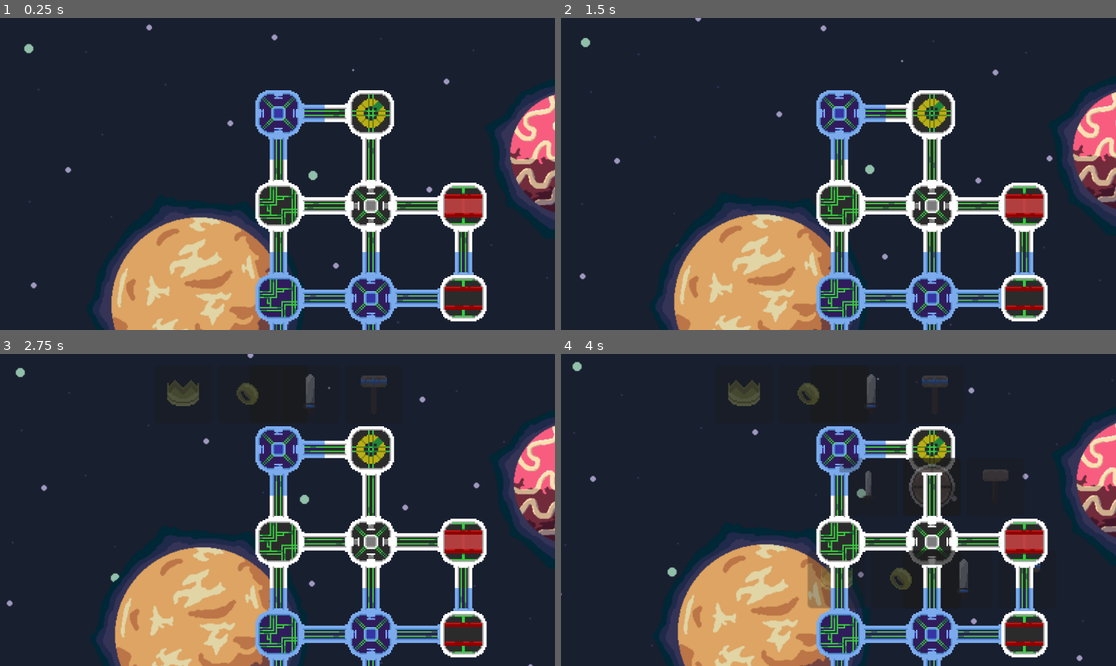
Above: before the commit, frames 1-4 (two rows, left to right).
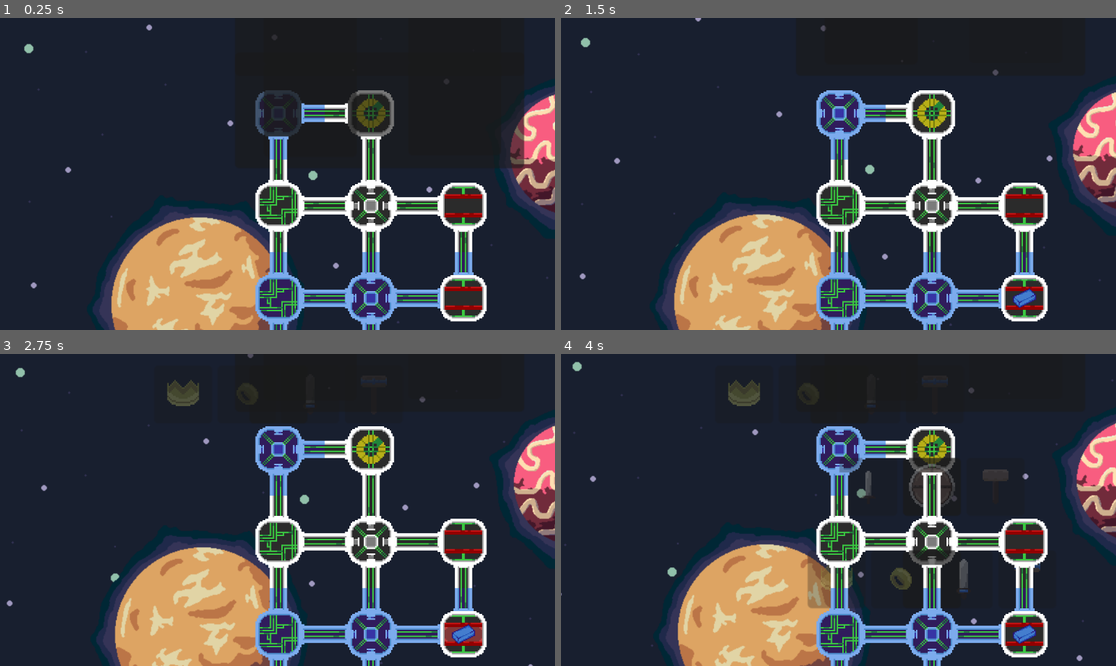
Above: after the commit, the same moments.

Repository: ManechLepage/GodotWild-Jam68
Game: Godot game, scene res://Scenes/node_2d.tscn
Two runs of this game, one before a commit and one after it. Both use one fixed random seed, a clock stepped at 60 frames per second and the inputs below.
Inputs (mouse positions are in pixels of both pictures, inside the frame that each line leads up to):
- Up to frame 1 (0.25 s): no input
- Up to frame 2 (1.5 s): click (871, 111) at 0.52 s; move the mouse to (932, 114) at 1.27 s; click (932, 114) at 1.42 s
- Up to frame 3 (2.75 s): move the mouse to (277, 450) at 2.02 s; click (277, 450) at 2.17 s
- Up to frame 4 (4 s): move the mouse to (932, 541) at 2.77 s; click (932, 541) at 2.92 s; move the mouse to (932, 634) at 3.52 s; click (932, 634) at 3.67 s

The runs differ from the first frame. In frame 1, 3.1% of the frame differs, in the area x 45-95%, y 5-67%; in frame 2, 0.6%; in frame 3, 1.1%; in frame 4, 0.9%.
Error after the commit: Invalid assignment of property or key 'texture' with value of type 'CompressedTexture2D' on a base object of type 'null instance'. (res://Scripts/Spaceship/Sme…

Commit message:
pushing p

Diff:
--- a/Godot Wild-jam 68/Scenes/Spaceship/Smelter.tscn
+++ b/Godot Wild-jam 68/Scenes/Spaceship/Smelter.tscn
@@ -1,81 +1,46 @@
-[gd_scene load_steps=9 format=3 uid="uid://yxkdxfwv8wkm"]
+[gd_scene load_steps=8 format=3 uid="uid://yxkdxfwv8wkm"]
 
 [ext_resource type="PackedScene" uid="uid://b18x7uwk4vpmy" path="res://Scenes/Spaceship/spaceship_section.tscn" id="1_kafey"]
 [ext_resource type="Script" path="res://Scripts/Spaceship/SmelterComponent.gd" id="2_klcya"]
-[ext_resource type="SpriteFrames" uid="uid://bwa14y06aj72d" path="res://Graphics/sections/Smelter/smelter1.tres" id="2_s8wy3"]
 [ext_resource type="Resource" uid="uid://d1siwpjnsnisd" path="res://Resources/Items/Mat/RawMinerals/RawIron.tres" id="3_hptp1"]
 [ext_resource type="Resource" uid="uid://c2dkqdu3pm6pu" path="res://Resources/Items/Mat/RawMinerals/RawTin.tres" id="4_884st"]
 [ext_resource type="Resource" uid="uid://hkecx5u5gpr8" path="res://Resources/Items/Mat/RawMinerals/RawCobalt.tres" id="5_c08dr"]
 [ext_resource type="Resource" uid="uid://2ac0v4the36h" path="res://Resources/Items/Mat/RawMinerals/RawGold.tres" id="6_mfcij"]
 
 [sub_resource type="RectangleShape2D" id="RectangleShape2D_bdrhe"]
-size = Vector2(32.2, 32.2)
+size = Vector2(148, 148)
 
 [node name="Smelter" instance=ExtResource("1_kafey")]
-sprite_frames = ExtResource("2_s8wy3")
-frame = 9
-frame_progress = 0.926079
 type = 2
 
 [node name="Area2D" type="Area2D" parent="." index="0"]
 
 [node name="CollisionShape2D" type="CollisionShape2D" parent="Area2D" index="0"]
-visible = false
-position = Vector2(0.1, 0.1)
-scale = Vector2(1, 1)
 shape = SubResource("RectangleShape2D_bdrhe")
 
 [node name="Panel" type="Panel" parent="." index="1"]
-visible = false
 anchors_preset = 5
 anchor_left = 0.5
 anchor_right = 0.5
-offset_left = -55.0
-offset_top = -58.0
-offset_right = 23.0
-offset_bottom = -20.0
+offset_left = -174.0
+offset_top = -170.0
+offset_right = 26.0
+offset_bottom = -90.0
 grow_horizontal = 2
 
 [node name="Button" type="Button" parent="Panel" index="0"]
-layout_mode = 1
-anchors_preset = 4
-anchor_top = 0.5
-anchor_bottom = 0.5
-offset_left = 2.0
-offset_top = -16.0
-offset_right = 34.0
-offset_bottom = 16.0
-grow_vertical = 2
-
-[node name="TextureRect" type="TextureRect" parent="Panel/Button" index="0"]
-layout_mode = 1
-anchors_preset = 15
-anchor_right = 1.0
-anchor_bottom = 1.0
-grow_horizontal = 2
-grow_vertical = 2
+layout_mode = 0
+offset_left = 20.0
+offset_top = 8.0
+offset_right = 84.0
+offset_bottom = 72.0
 
 [node name="Button2" type="Button" parent="Panel" index="1"]
-layout_mode = 1
-anchors_preset = 6
-anchor_left = 1.0
-anchor_top = 0.5
-anchor_right = 1.0
-anchor_bottom = 0.5
-offset_left = -34.0
-offset_top = -16.0
-offset_right = -2.0
-offset_bottom = 16.0
-grow_horizontal = 0
-grow_vertical = 2
-
-[node name="TextureRect2" type="TextureRect" parent="Panel/Button2" index="0"]
-layout_mode = 1
-anchors_preset = 15
-anchor_right = 1.0
-anchor_bottom = 1.0
-grow_horizontal = 2
-grow_vertical = 2
+layout_mode = 0
+offset_left = 120.0
+offset_top = 7.0
+offset_right = 184.0
+offset_bottom = 71.0
 
 [node name="SmelterComponent" type="Node" parent="." index="2"]
 script = ExtResource("2_klcya")
--- a/Godot Wild-jam 68/Scripts/Items/Item.gd
+++ b/Godot Wild-jam 68/Scripts/Items/Item.gd
@@ -11,6 +11,7 @@
 @export var ID: int
 @export var name: String = ""
 @export var icon: Texture2D
+@export var description: String = ""
 
 @export var type: ItemType
 
Not shown: 1 places in Godot Wild-jam 68/Scenes/node_2d.tscn that only renumber resources
Binary file added: Godot Wild-jam 68/menu.png
Not shown, added: Godot Wild-jam 68/menu.png.import
